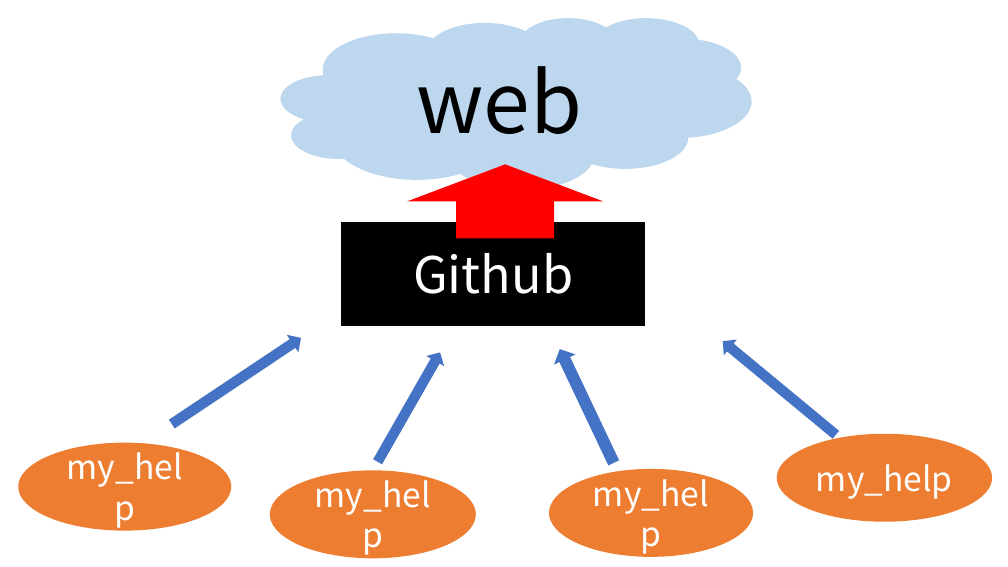
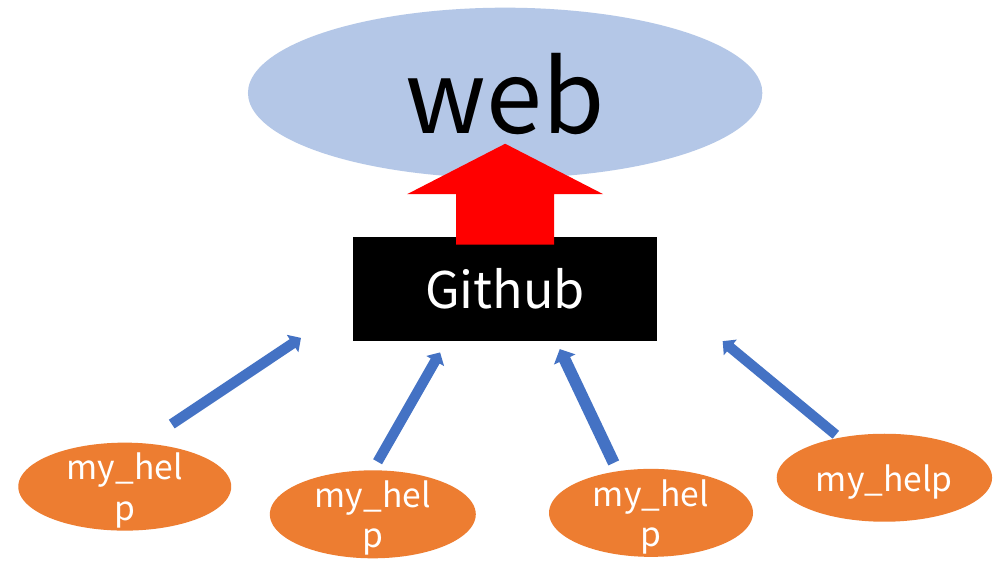
Before and after one commit to daddygongon/my_help, a slide deck: slide 11 of docs/tomoko/midterm_presen/mid_presen.pptx. Drawn at 1008x567 pixels with LibreOffice and Linux fonts; fonts in the diff are those of the drawing. Boxes give left, top, right and bottom in pixels: in the first picture for what was removed or moved away, otherwise in the second. Text is boxed around its words. In the diff, an @@ line names an element or a change of style, - is before the commit and + after.

```diff
--- a/docs/tomoko/midterm_presen/mid_presen.pptx
+++ b/docs/tomoko/midterm_presen/mid_presen.pptx
@@ ellipse "web": place and size @@
-ellipse "web" at box(281, 17, 752, 189)
+ellipse "web" at box(248, 8, 762, 178)
@@ ellipse "web" at box(248, 8, 762, 178): size 80 to 96 pt; cloud to ellipse; fill #BDD7EE to #B4C7E7 @@
@@ up arrow: place and size @@
-up arrow at box(408, 164, 603, 238)
+up arrow at box(408, 144, 603, 244)
@@ rectangle "Github": place and size @@
-rectangle "Github" at box(342, 222, 644, 325)
+rectangle "Github" at box(354, 237, 656, 340)
```
Also in this commit, not shown: 1 slide added, 1 other file.
